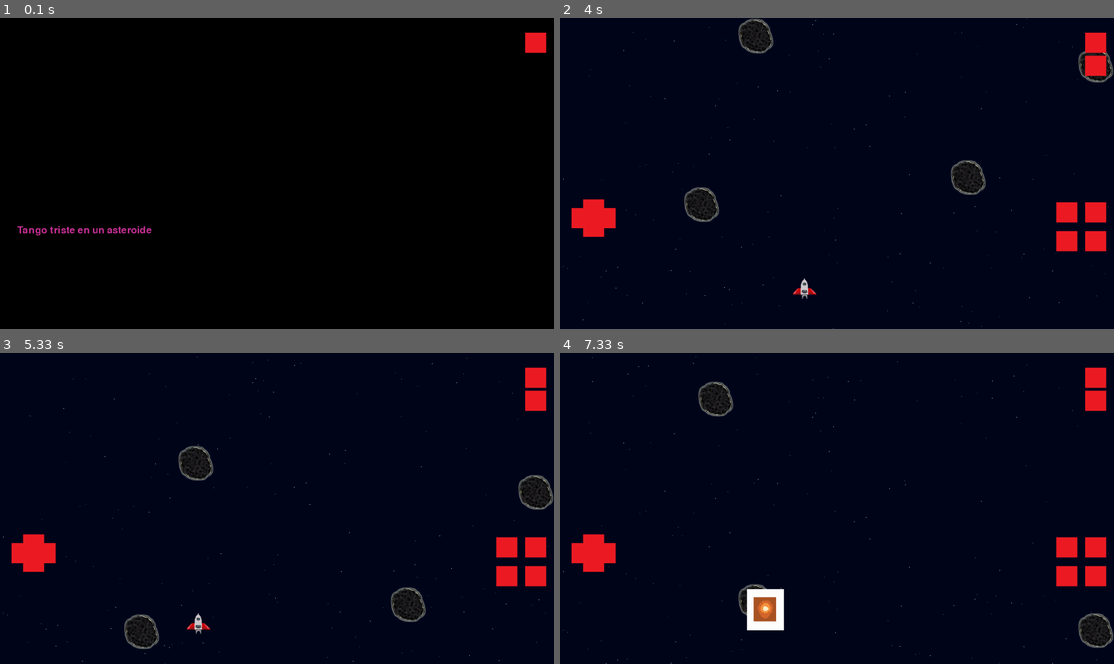
Above: before the commit, frames 1-4 (two rows, left to right).
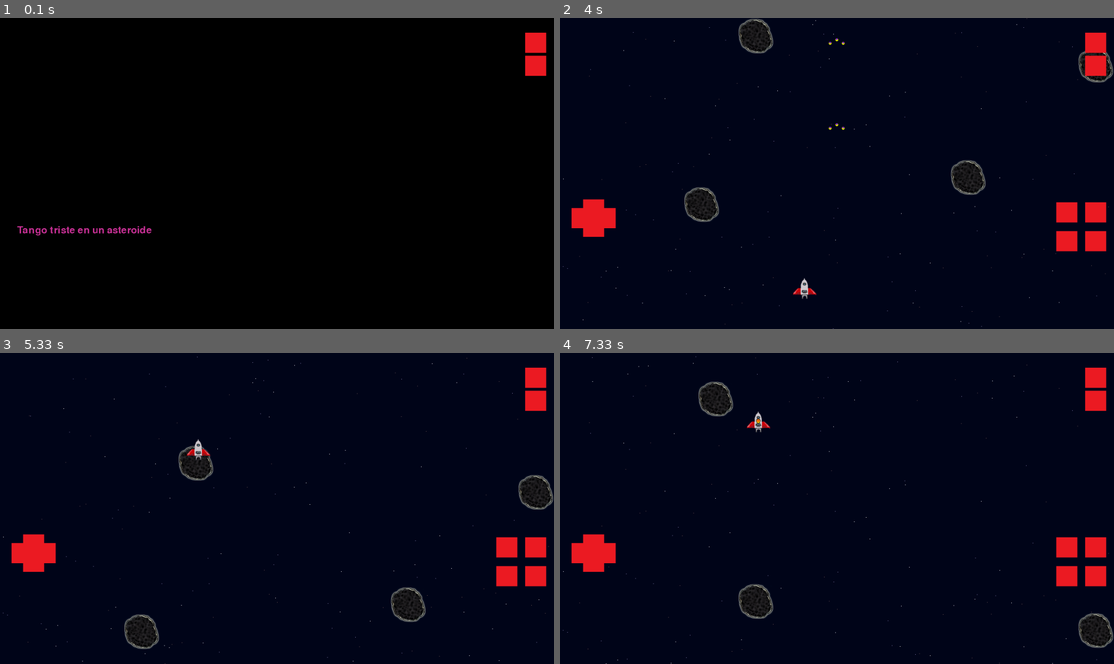
Above: after the commit, the same moments.

Repository: MicaelaEdith/spacecraftGame-pygame
Game: pygame game, started from main.py
Two runs of this game, one before a commit and one after it. Both use one fixed random seed, a clock stepped at 60 frames per second and the inputs below.
Inputs (mouse positions are in pixels of both pictures, inside the frame that each line leads up to):
- Up to frame 1 (0.1 s): no input
- Up to frame 2 (4 s): press the mouse at (1097, 42) at 0.37 s; move the mouse to (953, 64) at 0.47 s; release the mouse at (814, 89) at 0.6 s; press the mouse at (1097, 42) at 0.7 s; move the mouse to (992, 148) at 0.8 s; release the mouse at (886, 251) at 0.93 s; press the mouse at (1097, 42) at 1.03 s; move the mouse to (1008, 86) at 1.13 s; release the mouse at (925, 129) at 1.27 s; click (1064, 210) at 1.38 s; press the mouse at (582, 217) at 1.7 s; move the mouse to (615, 229) at 1.8 s; release the mouse at (648, 245) at 1.93 s; press the mouse at (604, 217) at 2.03 s; move the mouse to (820, 207) at 2.13 s; release the mouse at (1036, 195) at 2.27 s; press the mouse at (1064, 210) at 2.37 s; move the mouse to (1019, 179) at 2.47 s; release the mouse at (975, 145) at 2.6 s; press the mouse at (582, 217) at 2.7 s; move the mouse to (637, 245) at 2.8 s; release the mouse at (692, 269) at 2.93 s; click (1097, 210) at 3.05 s; press the mouse at (593, 226) at 3.37 s; move the mouse to (659, 207) at 3.47 s; release the mouse at (720, 185) at 3.6 s; press the mouse at (1097, 210) at 3.7 s; move the mouse to (981, 148) at 3.8 s; release the mouse at (864, 86) at 3.93 s
- Up to frame 3 (5.33 s): press the mouse at (33, 542) at 4.03 s; move the mouse to (149, 552) at 4.13 s; release the mouse at (271, 561) at 4.27 s; click (22, 552) at 4.38 s; click (504, 545) at 4.72 s; press the mouse at (537, 576) at 5.03 s; move the mouse to (349, 564) at 5.13 s; release the mouse at (160, 555) at 5.27 s
- Up to frame 4 (7.33 s): click (593, 561) at 5.88 s; press the mouse at (1097, 545) at 6.2 s; move the mouse to (925, 567) at 6.3 s; release the mouse at (759, 586) at 6.43 s; press the mouse at (1064, 545) at 6.53 s; move the mouse to (1008, 561) at 6.63 s; release the mouse at (953, 580) at 6.77 s; press the mouse at (593, 542) at 6.87 s; move the mouse to (720, 471) at 6.97 s; release the mouse at (853, 399) at 7.1 s

The runs differ from the first frame. In frame 1, 0.3% of the frame differs, in the area x 94-99%, y 12-19%; in frame 2, less than 0.1%; in frame 3, 0.2%; in frame 4, 1.0%, in the area x 33-41%, y 18-90%.

Commit message:
add shoots

Diff:
--- a/main.py
+++ b/main.py
@@ -14,55 +14,48 @@
 blue = (1, 6, 26)
 blue_light = (4, 19, 40)
 alpha = 5
+level = 0
+up_level = 0
 
 clock = pygame.time.Clock()
 start = True
 game = False
 
-
 if screenWidth > 1920 or screenHeight > 1080:
     screenWidth = 1920
     screenHeight = 1080
 
-#display = pygame.display.set_mode((screenWidth, screenHeight))
 display = pygame.display.set_mode((screenWidth, screenHeight), pygame.SRCALPHA)
-
 pygame.display.set_caption("Tango triste en un asteroide")
 
-
-#Menu principal y pausa
-menu = Menu(screenWidth,screenHeight)
+# Menú principal y pausa
+menu = Menu(screenWidth, screenHeight)
 start_menu = Pause(screenWidth, screenHeight)
-
 
 # Inicialización del jugador y el fondo de estrellas
 xPosition = int((screenWidth / 2) - 40)
 yPosition = int(screenHeight / 100 * 80 + 40)
 player = Player(xPosition, yPosition, screenHeight, screenWidth)
-#deep = Deep(screenWidth, screenHeight)
 starts1 = Starts(screenWidth, screenHeight)
 starts2 = Starts(screenWidth, screenHeight)
 starts2.speed = .5
-starts2.white = (125,120,168)
+starts2.white = (125, 120, 168)
 starts2.quiet = True
 starts3 = Starts(screenWidth, screenHeight)
 starts3.speed = .2
-starts3.white = (105,80,80)
+starts3.white = (105, 80, 80)
 starts3.quiet = True
 
-# Elementos de interaccion
-
+# Elementos de interacción
 meteorite = Meteorite(screenWidth, screenHeight)
 
 # Crear botones
 buttons_left = [
-
     Button(80, screenHeight // 2 + 90, "Assets/Buttons/up_arrow.png"),
     Button(80, screenHeight // 2 + 150, "Assets/Buttons/down_arrow.png"),
     Button(40, screenHeight // 2 + 120, "Assets/Buttons/left_arrow.png"),
     Button(120, screenHeight // 2 + 120, "Assets/Buttons/right_arrow.png"),
 ]
-
 
 buttons_right = [
     Button(screenWidth - 200, screenHeight // 2 + 100, "Assets/Buttons/actionA.png"),
@@ -89,10 +82,10 @@
             if buttons_menu[0].clicked:
                 game = True
     menu.draw(display)
-    buttons_menu[0].draw(display)
+    for button in buttons_menu:
+        button.draw(display)
     pygame.display.flip()
     clock.tick(60)
-
 
 # Bucle principal
 while game:
@@ -126,36 +119,39 @@
             mouse_pos = pygame.mouse.get_pos()
             for button in buttons_menu:
                 button.is_clicked(mouse_pos)
-
             if buttons_menu[0].clicked:
                 start = not start
 
+    if level == 0:
+        player.movePlayer()
+        meteorite.draw(display)
+        meteorite.check_collisions(player)
+        collision_detected = False
+        for player_rect in player.rectList:
+            for meteorite_rect in meteorite.rectList:
+                if player_rect.colliderect(meteorite_rect):
+                    collision_detected = True
+                    player.explosion_active = True
+                    player.explosion_timer = 0
+                    break
 
-                            #level meteorite
-    player.movePlayer()
-    meteorite.draw(display)
+        if collision_detected:
+            up_level += 1
 
-    collision_detected = False
-    for player_rect in player.rectList:
-        for meteorite_rect in meteorite.rectList:
-            if player_rect.colliderect(meteorite_rect):
-                collision_detected = True
-                player.explosion_active = True
-                player.explosion_timer = 0
-                break
-        if collision_detected:
-            break
-
+    if level == 1:
+        player.movePlayer()
 
     if start:
         player.movePlayer()
-        #player.action()
+        player.updateShoots()  # Actualiza los disparos del jugador
+        player.actions()
         display.fill(blue)
-        #deep.drawDeep(display)
         starts1.drawStarts(display)
         starts2.drawStarts(display)
         starts3.drawStarts(display)
-        meteorite.draw(display)
+        if level == 0:
+            meteorite.draw(display)
+
         player.drawPlayer(display)
         player.drawExplosion(display)
 
@@ -163,7 +159,8 @@
             button.draw(display)
     else:
         start_menu.draw(display)
-        buttons_menu[0].draw(display)
+        for button in buttons_menu:
+            button.draw(display)
 
     pygame.display.flip()
     clock.tick(60)
--- a/map.py
+++ b/map.py
@@ -10,8 +10,6 @@
 		while True:
 			self.deep.set_alpha(random.randrange(1,20))
 		display.blit(self.deep, (0,0))
-
-
 
 
 
@@ -58,6 +56,8 @@
         self.image.set_colorkey(self.chromaKey)
         self.positionList = []
         self.rectList = []
+        self.hit_count = [0] * 4  # Para contar los golpes a cada meteorito
+        self.explosion_images = []
 
         for i in range(4):
             self.xPosition = random.randrange(2, int(self.screenW - 95))
@@ -65,6 +65,15 @@
             self.meteoriteRect = self.image.get_rect(topleft=(self.xPosition, self.yPosition))
             self.positionList.append([self.xPosition, self.yPosition])
             self.rectList.append(self.meteoriteRect)
+
+        for i in range(1, 5):
+            image = pygame.image.load(f"Assets/Objects/Demage ({i}).png")
+            self.explosion_images.append(image)
+            self.explosion_images[i-1].set_colorkey([0,1,21])
+
+        self.explosion_frame = 0
+        self.explosion_active = [False] * 4
+        self.explosion_timer = [0] * 4
 
     def draw(self, display):
         for i, position in enumerate(self.positionList):
@@ -83,6 +92,38 @@
         for rect in self.rectList:
             display.blit(self.image, rect.topleft)
 
+        # Dibujar explosiones
+        for i, active in enumerate(self.explosion_active):
+            if active:
+                self.draw_explosion(display, i)
+
+    def check_collisions(self, player):
+        for i, rect in enumerate(self.rectList):
+            for shoot in player.shoots:
+                if rect.colliderect(shoot):
+                    player.shoots.remove(shoot)
+                    self.hit_count[i] += 1
+                    if self.hit_count[i] >= 2:
+                        self.explosion_active[i] = True
+                        self.explosion_timer[i] = 0
+                        self.hit_count[i] = 0
+                        self.reset_meteorite(i)
+
+    def draw_explosion(self, display, index):
+        if self.explosion_active[index]:
+            timer = self.explosion_timer[index]
+            if timer == 0 or timer % 10 == 0:
+                self.explosion_frame += 0.2
+                if self.explosion_frame >= len(self.explosion_images):
+                    self.explosion_active[index] = False
+                    self.explosion_frame = 0
+            if int(self.explosion_frame) < len(self.explosion_images) and (self.explosion_frame - int(self.explosion_frame) == 0):
+                display.blit(self.explosion_images[int(self.explosion_frame)], (self.positionList[index][0] - 30, self.positionList[index][1] - 25))
+            self.explosion_timer[index] += 1
+
+    def reset_meteorite(self, index):
+        self.positionList[index] = [random.randrange(2, int(self.screenW - 95)), random.randrange(-700, -100)]
+        self.rectList[index].topleft = self.positionList[index]
 
 """
 class PlatformSpeed():
--- a/playerController.py
+++ b/playerController.py
@@ -27,23 +27,22 @@
         self.rectList.append(self.rect1)
         self.rectList.append(self.rect2)
         self.frame = 0
-        self.keyDownCount = 0  # control for "self.frame", this select the img/animation in "drawPlayer()"
-        self.maxYPosition = int(screenHeight - (screenHeight / 1.2))  # highest coord-Y for the player in the screen
+        self.keyDownCount = 0
+        self.maxYPosition = int(screenHeight - (screenHeight / 1.2))
         self.minYPosition = int(screenHeight - 120)
         self.slowArea = int(self.maxYPosition + (self.maxYPosition / 2))
         self.angle = 0
         self.collided = False
-
         self.explosion_images = []
 
         for i in range(1, 5):
-            image = pygame.image.load(f"Assets/Objects/Demage ({i}).png").convert()
-            image.set_colorkey([1, 6, 26])
+            image = pygame.image.load(f"Assets/Objects/Demage ({i}).png")
             self.explosion_images.append(image)
+            self.explosion_images[i-1].set_colorkey([0,1,21])
+
         self.explosion_frame = 0
         self.explosion_active = False
         self.explosion_timer = 0
-
 
         self.movement = {
             'up': False,
@@ -57,6 +56,20 @@
         	'c': False,
         	'd': False
         }
+
+        # Disparo
+        self.shoot_images = [
+            pygame.image.load("Assets/Objects/shoot0.png").convert(),
+            pygame.image.load("Assets/Objects/shoot1.png").convert(),
+            pygame.image.load("Assets/Objects/shoot2.png").convert()
+        ]
+        for img in self.shoot_images:
+            img.set_colorkey([0, 1, 20])
+
+        self.shoots = []
+        self.shoot_type = 0
+        self.shoot_delay = 500
+        self.last_shoot_time = pygame.time.get_ticks()
 
     def setPlayer(self, name):
         self.name = name
@@ -98,12 +111,33 @@
         for i in range(len(self.rectList)):
             self.rectList[i].topleft = (self.xPosition, self.yPosition)
 
-    def action(self):
+    def actions(self):
         if self.action['a']:
+            self.action['b'] = False
             self.speed =12
         if self.action['b']:
-            self.speed = 3
+            self.action['a'] = False
+            self.speed = 1
 
+    def updateShoots(self):
+        current_time = pygame.time.get_ticks()
+        if self.action['a'] and current_time - self.last_shoot_time > self.shoot_delay:
+            shoot_rect = self.shoot_images[self.shoot_type].get_rect(midbottom=(self.xPosition + self.rect0.width // 2, self.yPosition))
+            self.shoots.append(shoot_rect)
+            self.last_shoot_time = current_time
+
+        for shoot in self.shoots:
+            shoot.y -= 5  # Velocidad de los disparos
+
+        self.shoots = [shoot for shoot in self.shoots if shoot.bottom > 0]
+
+        if self.action['b']:
+            self.shoot_type = (self.shoot_type + 1) % len(self.shoot_images)
+            self.action['b'] = False
+
+    def drawShoots(self, display):
+        for shoot in self.shoots:
+            display.blit(self.shoot_images[self.shoot_type], shoot.topleft)
 
     def drawPlayer(self, display):
         if self.keyDownCount == 0:
@@ -123,14 +157,16 @@
         rotated_image = pygame.transform.rotate(self.original_images[self.frame], self.angle)
         display.blit(rotated_image, [self.xPosition, self.yPosition])
 
+        # Dibujar disparos
+        self.drawShoots(display)
 
     def drawExplosion(self, display):
         if self.explosion_active:
             if self.explosion_timer == 0 or self.explosion_timer % 10 == 0:
-                self.explosion_frame += 1
+                self.explosion_frame += .2
                 if self.explosion_frame >= len(self.explosion_images):
                     self.explosion_active = False
                     self.explosion_frame = 0
-            if self.explosion_frame < len(self.explosion_images):
-                display.blit(self.explosion_images[self.explosion_frame], (self.xPosition, self.yPosition))
+            if int(self.explosion_frame) < len(self.explosion_images) and (self.explosion_frame-int(self.explosion_frame)==0):
+                display.blit(self.explosion_images[int(self.explosion_frame)], (self.xPosition-30, self.yPosition-25))
             self.explosion_timer += 1
Binary file changed: Assets/Objects/Demage (1).png
Binary file changed: Assets/Objects/Demage (2).png
Binary file changed: Assets/Objects/Demage (3).png
Binary file changed: Assets/Objects/Demage (4).png
Binary file changed: Assets/Objects/Demage-xl.png
Binary file added: Assets/Objects/shoot0.png
Binary file added: Assets/Objects/shoot1.png
Binary file added: Assets/Objects/shoot2.png
